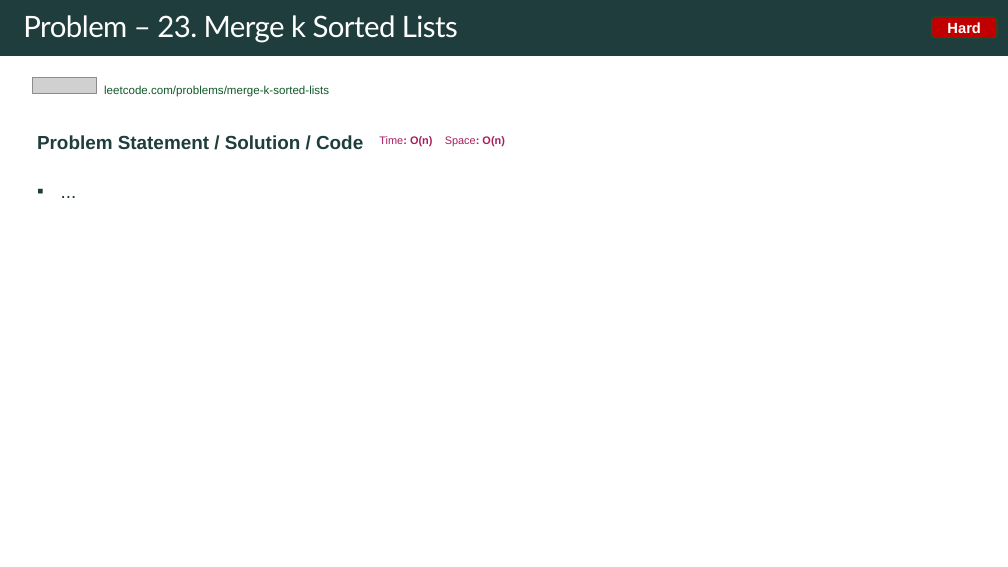
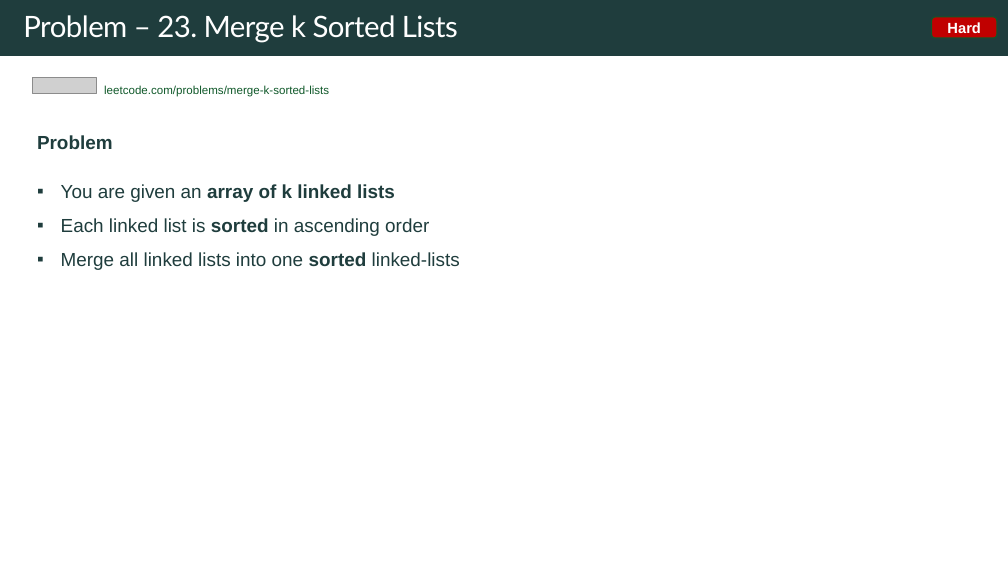
Before and after one commit to rfdavid/coding-interview-handbook-cpp, a slide deck: slide 225 of Algorithm and problem Solving Cheatsheet.pptm (slide 207 before the commit). Drawn at 1008x567 pixels with LibreOffice and Linux fonts; fonts in the diff are those of the drawing; grey boxes stand for pictures. Boxes give left, top, right and bottom in pixels: in the first picture for what was removed or moved away, otherwise in the second. Text is boxed around its words. In the diff, an @@ line names an element or a change of style, - is before the commit and + after.

Commit message:
added more problems

```diff
--- a/Algorithm and problem Solving Cheatsheet.pptm
+++ b/Algorithm and problem Solving Cheatsheet.pptm
@@ text at bbox=[37, 135, 460, 270]: text changed; bold off @@
-Problem Statement / Solution / Code Time: O(n) Space: O(n)
-▪ ...
+Problem
+▪ You are given an array of k linked lists
+▪ Each linked list is sorted in ascending order
+▪ Merge all linked lists into one sorted linked-lists
```
Also in this commit, not shown: 21 other slides changed, 27 slides added, 14 other files.
